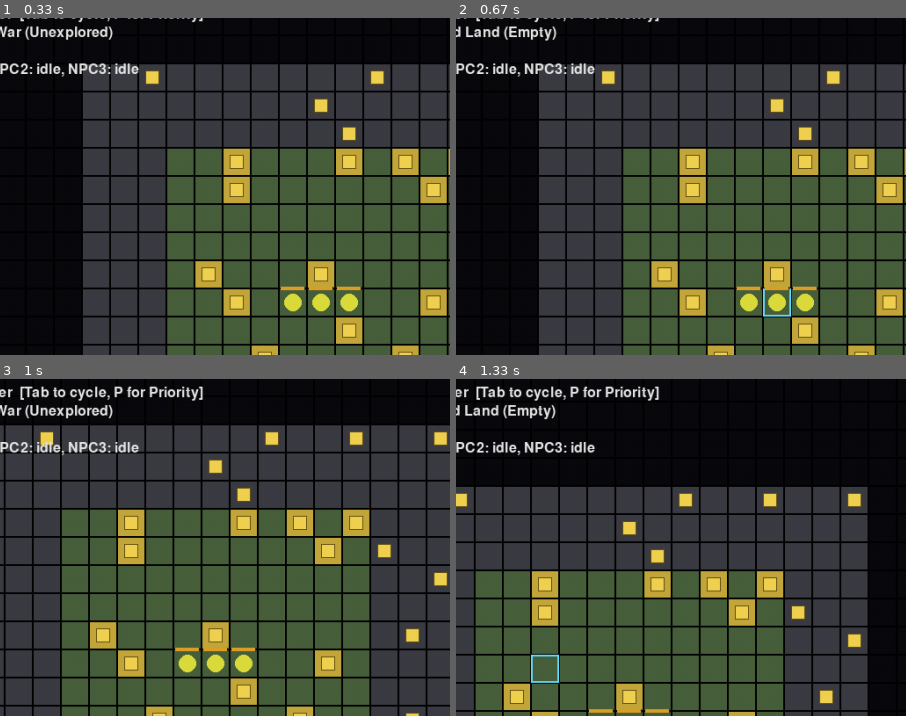
Above: before the commit, frames 1-4 (two rows, left to right).
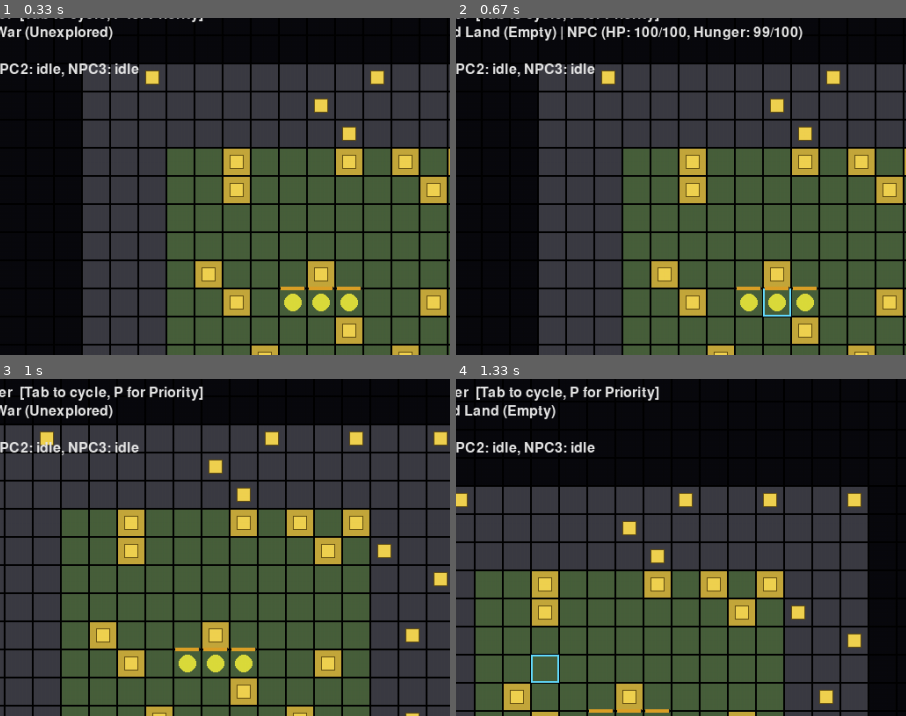
Above: after the commit, the same moments.

Repository: MiohitoKiri5474/PyGame-Final
Game: pygame game, started from src/main.py
The game is run twice, just before and just after one commit, with the same random seed, the same clock (stepped at 60 frames per second) and the same inputs.
Inputs (mouse positions are % of the whole screen's width and height, from its top left):
- Up to frame 1 (0.33 s): no input
- Up to frame 2 (0.67 s): click (50, 50) at 0.38 s
- Up to frame 3 (1 s): hold Right from 0.67 s (still down); tap Space at 0.73 s; click (82, 47) at 0.75 s
- Up to frame 4 (1.33 s): tap Space at 1.03, 1.23 s; release Right at 1.13 s; hold Up from 1.17 s (still down); click (26, 51) at 1.25 s
The pictures show only the part of the screen within x 16-66%, y 8-58%; the shares and areas given below are measured in that part.

Frame 1 is identical in both runs. In frame 2, 1.0% of the frame differs, in the area x 23-78%, y 2-7%; in frame 3, nothing differs; in frame 4, nothing differs.

Commit message:
feat: automatic food consumption and rebalanced hunger decay
- Rebalanced HUNGER_DECAY_RATE so NPCs can survive for 2 full days without food instead of starving in 1 day
- Added automatic food consumption: hungry NPCs (hunger <= 60) eat crops from colony inventory to restore hunger (+50 per crop)
- Added NPC.eat() method to replenish hunger up to NPC_MAX_HUNGER
- Display NPC health and hunger on hover inspection
- Added unit tests for NPC.eat() and colony food consumption logic

Disclosure: Based on Claude Code generated output.

Diff:
--- a/src/constants.py
+++ b/src/constants.py
@@ -36,7 +36,9 @@
 # --- NPC Stats & Hunger (ticket 08) ---
 NPC_MAX_HEALTH = 100
 NPC_MAX_HUNGER = 100.0
-HUNGER_DECAY_RATE = NPC_MAX_HUNGER / DAY_SECONDS   # hunger points lost per second (~0.833)
+HUNGER_DECAY_RATE = NPC_MAX_HUNGER / (DAY_SECONDS * 2)   # hunger points lost per second (~0.417, lasts 2 full days without food)
+HUNGER_EAT_THRESHOLD = 60.0                              # hunger level at which NPC consumes food from inventory
+HUNGER_RESTORE_PER_CROP = 50.0                           # hunger points restored per crop eaten
 NPC_ATTACK = 12
 NPC_DEFENSE = 4
 
--- a/src/game.py
+++ b/src/game.py
@@ -11,6 +11,7 @@
     VIEWPORT_TILES_X,
     VIEWPORT_TILES_Y,
     NPC_RADIUS,
+    NPC_MAX_HEALTH,
     NPC_MAX_HUNGER,
     NEST_INITIAL_COUNT,
     COLOR_BG,
@@ -268,6 +269,7 @@
 
         building = next((b for b in self.world.buildings if b.x == gx and b.y == gy), None)
         task = next((t for t in self.world.tasks.tasks if t.target == (gx, gy)), None)
+        npc = next((n for n in self.world.npcs if tile_at(n.x, n.y) == (gx, gy)), None)
 
         if building:
             info = f"Building: {building.type} (Block: {building.block}, Attack: {building.attack})"
@@ -278,6 +280,8 @@
 
         if task:
             info += f" [Queued Task: {task.type}]"
+        if npc:
+            info += f" | NPC (HP: {int(npc.health)}/{int(NPC_MAX_HEALTH)}, Hunger: {int(npc.hunger)}/{int(NPC_MAX_HUNGER)})"
 
         return f"Tile ({gx}, {gy}): {info}"
 
--- a/src/npc.py
+++ b/src/npc.py
@@ -2,6 +2,7 @@
     NPC_MAX_HEALTH,
     NPC_MAX_HUNGER,
     HUNGER_DECAY_RATE,
+    HUNGER_RESTORE_PER_CROP,
     NPC_ATTACK,
     NPC_DEFENSE,
 )
@@ -50,6 +51,12 @@
         """Mark this NPC as dead. Called by starvation and combat."""
         self.alive = False
 
+    def eat(self, amount: float = HUNGER_RESTORE_PER_CROP) -> None:
+        """Consume food to restore hunger, capped at NPC_MAX_HUNGER."""
+        if not self.alive or self.is_dead:
+            return
+        self.hunger = min(NPC_MAX_HUNGER, self.hunger + amount)
+
     def set_path(self, path: list[tuple[int, int]]) -> None:
         self.path = list(path)
 
--- a/src/task.py
+++ b/src/task.py
@@ -4,6 +4,7 @@
 from typing import Callable, TYPE_CHECKING
 
 from blocking import is_wall_blocked
+from constants import HUNGER_EAT_THRESHOLD
 from coords import tile_at
 from pathfinding import find_path
 
@@ -71,8 +72,13 @@
 def update_npc_tasks(world: "World", dt: float) -> None:
     """Single per-tick entry point: idle NPCs claim work, assigned NPCs walk
     to and perform it. If a task is blocked (e.g. missing materials), NPCs skip
-    it and work on available tasks."""
+    it and work on available tasks. Hungry NPCs consume food from the colony inventory."""
     for npc in world.npcs:
+        # Colony food consumption: hungry NPCs eat from inventory
+        if npc.hunger <= HUNGER_EAT_THRESHOLD and not npc.is_dead:
+            if world.inventory.spend("crop", 1):
+                npc.eat()
+
         if npc.task is None:
             _try_claim_and_path(world, npc)
             if npc.task is None:
--- a/tests/test_npc.py
+++ b/tests/test_npc.py
@@ -7,7 +7,9 @@
 
 from coords import tile_center
 from npc import NPC
-from constants import NPC_MAX_HUNGER, NPC_MAX_HEALTH, HUNGER_DECAY_RATE
+from constants import NPC_MAX_HUNGER, NPC_MAX_HEALTH, HUNGER_DECAY_RATE, HUNGER_EAT_THRESHOLD, HUNGER_RESTORE_PER_CROP
+from world import World
+from task import update_npc_tasks
 
 
 # ------------------------------------------------------------------
@@ -150,6 +152,70 @@
 
 
 # ------------------------------------------------------------------
+# Eating & Food Consumption
+# ------------------------------------------------------------------
+
+class TestNPCEat:
+    """NPC eats food to restore hunger."""
+
+    def test_eat_restores_hunger_up_to_max(self):
+        npc = _fresh_npc()
+        npc.hunger = 40.0
+        npc.eat(HUNGER_RESTORE_PER_CROP)
+        assert npc.hunger == 90.0
+
+        # Capped at max hunger
+        npc.eat(HUNGER_RESTORE_PER_CROP)
+        assert npc.hunger == NPC_MAX_HUNGER
+
+    def test_dead_npc_cannot_eat(self):
+        npc = _fresh_npc()
+        npc.kill()
+        npc.eat(50.0)
+        assert npc.hunger == NPC_MAX_HUNGER  # untouched
+
+
+class TestColonyFoodConsumption:
+    """Hungry NPCs automatically consume food from the colony inventory."""
+
+    def test_hungry_npc_eats_from_inventory(self):
+        world = World(npc_count=0)
+        npc = _fresh_npc()
+        npc.hunger = HUNGER_EAT_THRESHOLD - 5.0  # hungry
+        world.npcs.append(npc)
+        world.inventory.add("crop", 2)
+
+        update_npc_tasks(world, 0.1)
+
+        assert world.inventory.get("crop") == 1
+        assert npc.hunger > HUNGER_EAT_THRESHOLD
+
+    def test_not_hungry_npc_does_not_eat(self):
+        world = World(npc_count=0)
+        npc = _fresh_npc()
+        npc.hunger = HUNGER_EAT_THRESHOLD + 20.0
+        world.npcs.append(npc)
+        world.inventory.add("crop", 2)
+
+        update_npc_tasks(world, 0.1)
+
+        assert world.inventory.get("crop") == 2
+        assert npc.hunger <= HUNGER_EAT_THRESHOLD + 20.0
+
+    def test_hungry_npc_without_food_keeps_decaying(self):
+        world = World(npc_count=0)
+        npc = _fresh_npc()
+        npc.hunger = HUNGER_EAT_THRESHOLD - 5.0
+        world.npcs.append(npc)
+        # inventory has 0 crops
+
+        update_npc_tasks(world, 1.0)
+
+        assert world.inventory.get("crop") == 0
+        assert npc.hunger < HUNGER_EAT_THRESHOLD - 5.0
+
+
+# ------------------------------------------------------------------
 # Shared death path (kill)
 # ------------------------------------------------------------------
 
